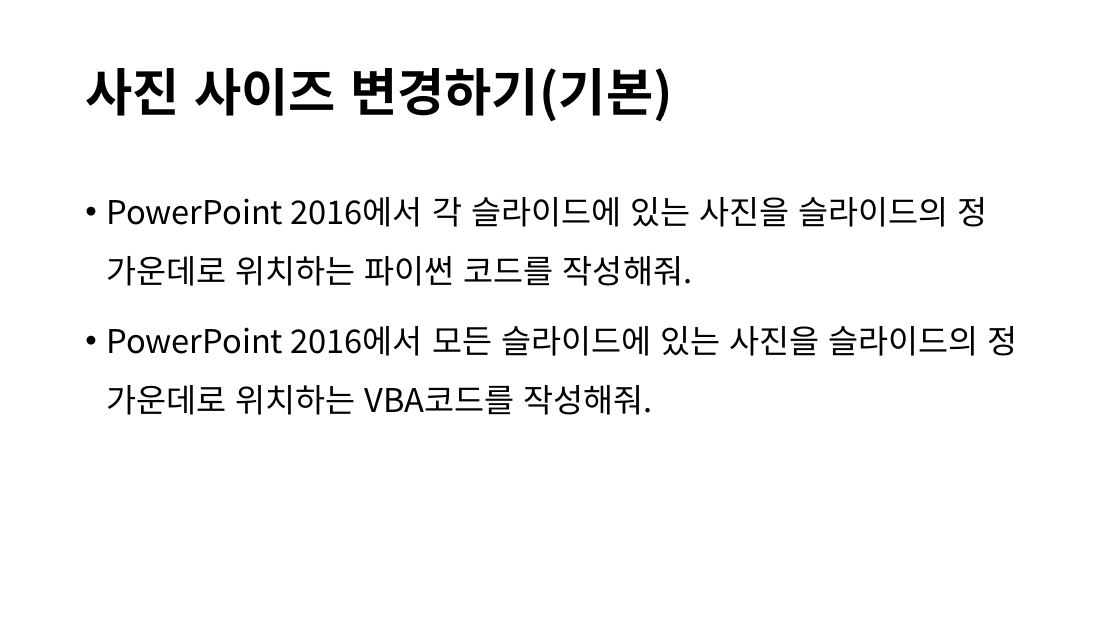
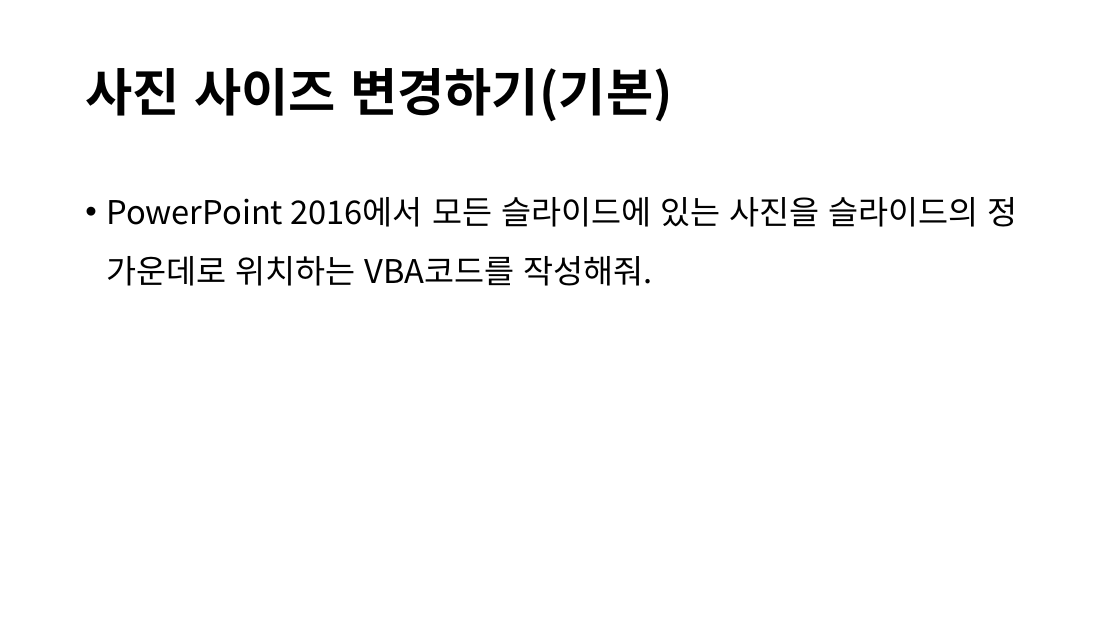
Before and after one commit to lolsaless/Python, a slide deck: slide 21 of PPT/202306023_북부청사 발표/프롬프트 실습(북부청사).pptx (slide 22 before the commit). Drawn at 1120x630 pixels with LibreOffice and Linux fonts; fonts in the diff are those of the drawing. Boxes give left, top, right and bottom in pixels: in the first picture for what was removed or moved away, otherwise in the second. Text is boxed around its words. In the diff, an @@ line names an element or a change of style, - is before the commit and + after.

```diff
--- a/PPT/202306023_북부청사 발표/프롬프트 실습(북부청사).pptx
+++ b/PPT/202306023_북부청사 발표/프롬프트 실습(북부청사).pptx
@@ text at [106, 197, 988, 286]: paragraph removed @@
-• PowerPoint 2016에서 각 슬라이드에 있는 사진을 슬라이드의 정 가운데로 위치하는 파이썬 코드를 작성해줘.
```
Also in this commit, not shown: 1 other slide changed, 8 slides removed.
